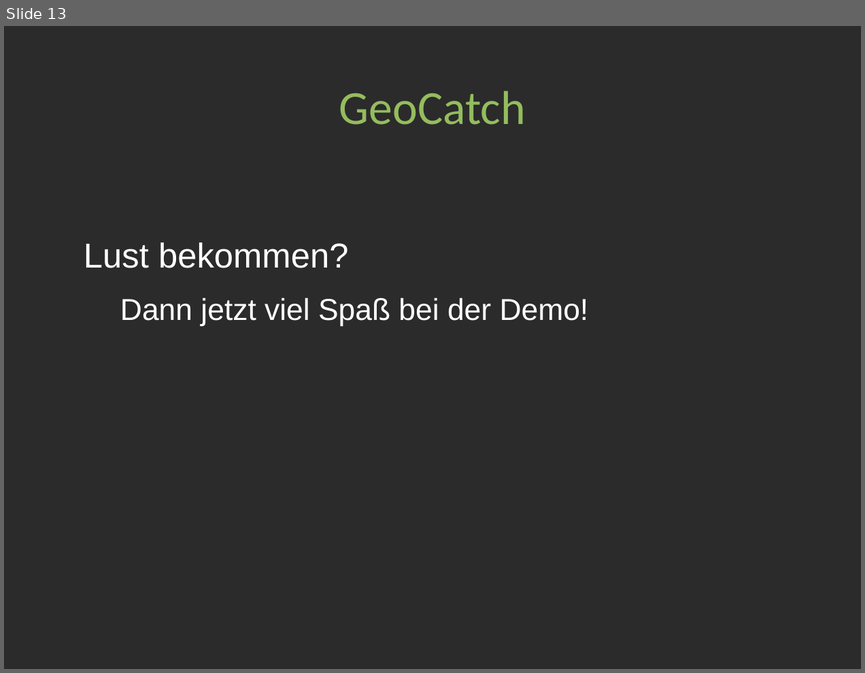
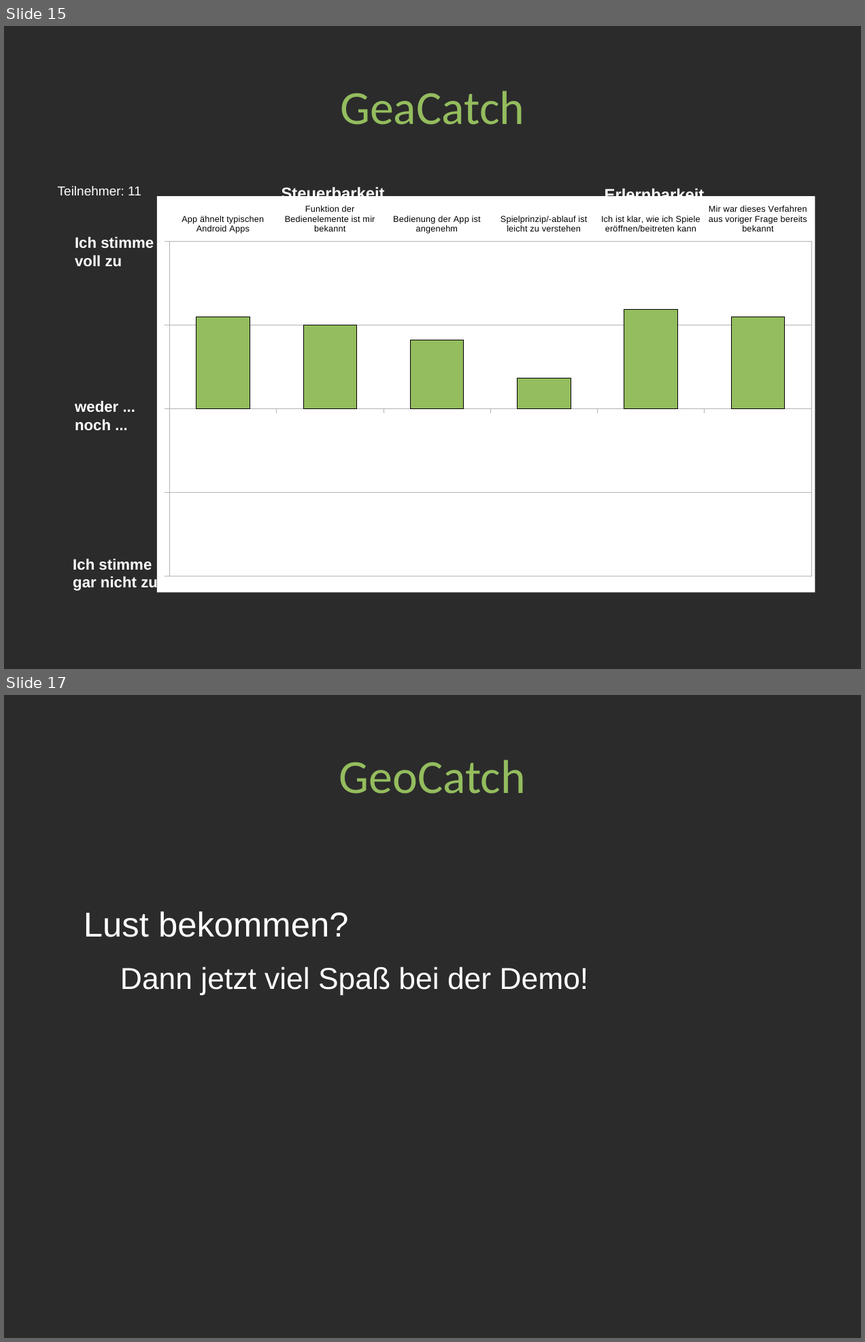
Before and after one commit to Sibirius/rwth-mcc10-group3, a slide deck: final_pres/GeoCatch.odp. Shown one above the other, each under a label of ours: slide 13 before the commit, slides 15 and 17 after it; the slides between them are not shown. The pictures are 865x673 and 865x1342 pixels, drawn with LibreOffice and Linux fonts; fonts in the diff are those of the drawing; background and template pictures are left out; a plain dark background stands for a picture behind light text. Boxes give left, top, right and bottom in pixels: in the first picture for what was removed or moved away, otherwise in the second. Text is boxed around its words. In the diff, an @@ line names an element or a change of style, - is before the commit and + after.

```diff
--- a/final_pres/GeoCatch.odp
+++ b/final_pres/GeoCatch.odp
@@ slide 15 added at (4, 26, 861, 669), background picture (left out) @@
@@ title added at (340, 91, 524, 125), 44 pt, text #94BD5E @@
+GeaCatch
@@ text added at (58, 186, 141, 195), 12 pt, text #FFFFFF @@
+Teilnehmer: 11
@@ text added at (281, 186, 385, 196), 15 pt, text #FFFFFF, bold @@
+Steuerbarkeit
@@ text added at (604, 187, 704, 196), 15 pt, text #FFFFFF, bold @@
+Erlernbarkeit
@@ column chart added at (157, 196, 815, 592) @@
+categories: App ähnelt typischen Android Apps, Funktion der Bedienelemente ist mir bekannt, Bedienung der App ist angenehm, Spielprinzip/-ablauf ist leicht zu verstehen, Ich ist klar, wie ich Spiele eröffnen/beitreten kann, Mir war dieses Verfahren aus voriger Frage bereits bekannt
+Series 1: 92, 85, 69, 31, 100, 92
@@ text added at (75, 237, 154, 266), 14 pt, text #FFFFFF, bold @@
+Ich stimme
+voll zu
@@ text added at (75, 401, 118, 431), 14 pt, text #FFFFFF, bold @@
+weder ...
+noch ...
@@ text added at (73, 558, 158, 591), 14 pt, text #FFFFFF, bold @@
+Ich stimme
+gar nicht zu
@@ what was slide 13 is now slide 17 @@
```
Also in this commit, not shown: 3 other slides added.
